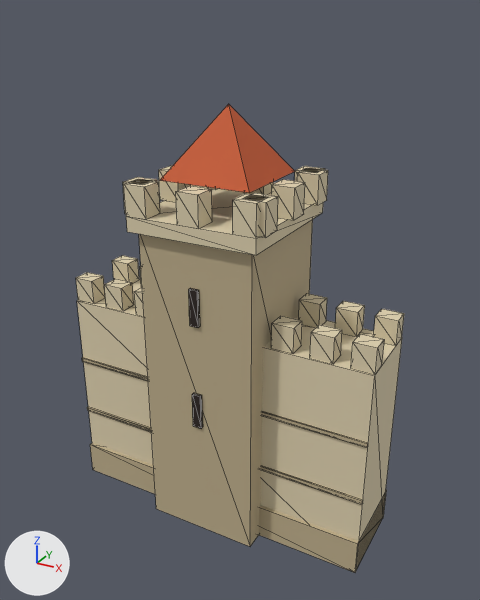
A saved change to the glTF model rzym3d/godot/modele/mury.glb.
Camera for both pictures: a 50 mm camera at (1.65, -2.89, 2.76) aimed at (0.06, 0.01, 1.31). The axes (+X, +Y, +Z) are drawn at lower left. The lights are the same throughout. The picture after the commit comes second. Mesh edges are drawn as thin lines. Vertices at exactly the same position are counted once.

Objects in the first picture: 'mury'.
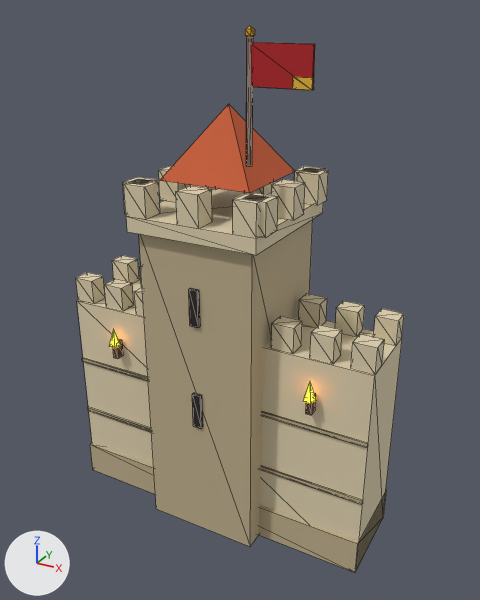
What differs and where, as boxes [x1, y1, x2, y2] in the pictures (480 x 600 px):
'mury', reshaped (17% taller): before [76, 104, 404, 572]; after [76, 26, 404, 572]
'anim_kolys_flaga_baszta', added: after [251, 42, 315, 90]
    faces in mat_m_b02226 (red #b11c21): [251, 42, 315, 89]
    faces in mat_m_e8b63a_001 (yellow #e9b737): [293, 77, 314, 90]
'anim_ogien_pochodnia_16', added: after [303, 381, 316, 404]
'anim_ogien_pochodnia_4', added: after [109, 330, 121, 348]
part 1 of me_mury, added: after [246, 37, 253, 167]
part 2 of me_mury, added: after [113, 339, 123, 359]
part 3 of me_mury, added: after [306, 393, 316, 415]
part 4 of me_mury, added: after [245, 26, 255, 37]

The change, as a diff of the scene's bpy script:
```diff
--- a/rzym3d/godot/modele/mury.glb.py
+++ b/rzym3d/godot/modele/mury.glb.py
@@ mat_m_583820 @@
+mat_m_583820 = principled_material('m_583820')
+mat_m_583820.base_color = (0.0963, 0.0356, 0.0104)  # brown #57351a
+mat_m_583820.roughness = 0.85
@@ mat_m_e8b63a @@
+mat_m_e8b63a = principled_material('m_e8b63a')
+mat_m_e8b63a.base_color = (0.812, 0.476, 0.0385)  # yellow #e9b737
+mat_m_e8b63a.metallic = 0.6
+mat_m_e8b63a.roughness = 0.85
@@ mat_m_ffa028 @@
+mat_m_ffa028 = principled_material('m_ffa028')
+mat_m_ffa028.base_color = (1.0, 0.359, 0.017)  # orange #ffa223
+mat_m_ffa028.roughness = 0.85
+mat_m_ffa028.emission_color = (1.0, 0.359, 0.017)  # orange #ffa223
+mat_m_ffa028.emission_strength = 3.5
@@ mat_m_e8b63a_001 @@
+mat_m_e8b63a_001 = principled_material('m_e8b63a.001')
+mat_m_e8b63a_001.base_color = (0.812, 0.476, 0.0385)  # yellow #e9b737
+mat_m_e8b63a_001.roughness = 0.85
@@ mat_m_b02226 @@
+mat_m_b02226 = principled_material('m_b02226')
+mat_m_b02226.base_color = (0.442, 0.0119, 0.0152)  # red #b11c21
+mat_m_b02226.roughness = 0.85
@@ me_mury @@
 # used by ob_mury; location = (0.0, 0.0, 0.0)
-me_mury.from_pydata(...)  # 309 vertices, 462 faces; spans x -0.9..0.9, y -0.39..0.39, z 0.0..2.34
+me_mury.from_pydata(...)  # 347 vertices, 522 faces; spans x -0.9..0.9, y -0.39..0.39, z 0.0..2.7
+# me_mury part 1: a new loose piece, a 5-sided cylinder along z spanning x 0.206..0.234, y -0.212..-0.185, z 2.1..2.65, in mat_m_583820 (brown #57351a)
+# me_mury part 2: a new loose piece, a box spanning x -0.615..-0.585, y -0.275..-0.225, z 0.92..1.02, in mat_m_583820 (brown #57351a)
+# me_mury part 3: a new loose piece, a box spanning x 0.585..0.615, y -0.275..-0.225, z 0.92..1.02, in mat_m_583820 (brown #57351a)
+# me_mury part 4: a new loose piece, a UV sphere (5 segments, 3 rings, poles along z) spanning x 0.199..0.241, y -0.218..-0.178, z 2.645..2.695, in mat_m_e8b63a (yellow #e9b737)
 me_mury.materials.append(mat_m_ded0ae)
@@ me_mury @@
 me_mury.materials.append(mat_m_c65c36)
+me_mury.materials.append(mat_m_583820)  # brown #57351a
+me_mury.materials.append(mat_m_e8b63a)  # yellow #e9b737
@@ me_anim_ogien_pochodnia_16 @@
+me_anim_ogien_pochodnia_16.from_pydata(...)  # a 5-sided cone pointing to +z spanning x -0.0333..0.0333, y -0.0283..0.035, z 0.0..0.11
+me_anim_ogien_pochodnia_16.materials.append(mat_m_ffa028)  # orange #ffa223, glowing orange #ffa223
@@ me_anim_kolys_flaga_baszta @@
+me_anim_kolys_flaga_baszta.from_pydata(...)  # a box spanning x 0.0..0.3, y -0.006..0.006, z -0.2..-0.02, material slot 0; a box spanning x 0.21..0.3, y -0.007..0.007, z -0.2..-0.15, material slot 1
+me_anim_kolys_flaga_baszta.materials.append(mat_m_b02226)  # red #b11c21
+me_anim_kolys_flaga_baszta.materials.append(mat_m_e8b63a_001)  # yellow #e9b737
@@ ob_anim_ogien_pochodnia_16 @@
+ob_anim_ogien_pochodnia_16 = bpy.data.objects.new('anim_ogien_pochodnia_16', me_anim_ogien_pochodnia_16)
+ob_anim_ogien_pochodnia_16.location = (0.6, -0.27, 1.0)
@@ ob_anim_ogien_pochodnia_4 @@
+ob_anim_ogien_pochodnia_4 = bpy.data.objects.new('anim_ogien_pochodnia_4', me_anim_ogien_pochodnia_16.copy())
+ob_anim_ogien_pochodnia_4.location = (-0.6, -0.27, 1.0)
@@ ob_anim_kolys_flaga_baszta @@
+ob_anim_kolys_flaga_baszta = bpy.data.objects.new('anim_kolys_flaga_baszta', me_anim_kolys_flaga_baszta)
+ob_anim_kolys_flaga_baszta.location = (0.22, -0.2, 2.65)
```
